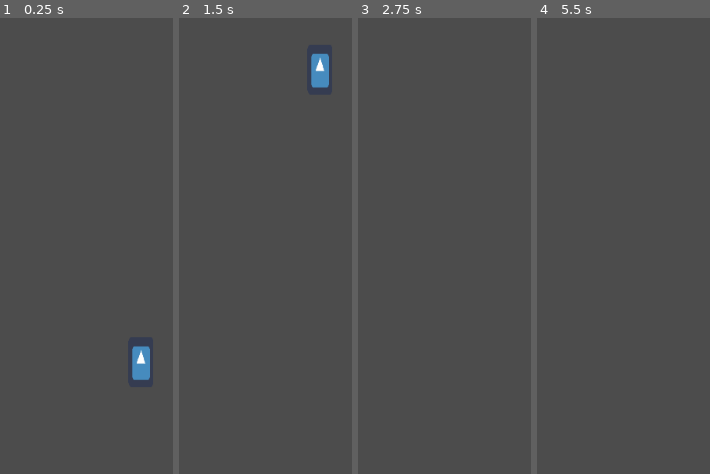
Above: before the commit, frames 1-4 (left to right).
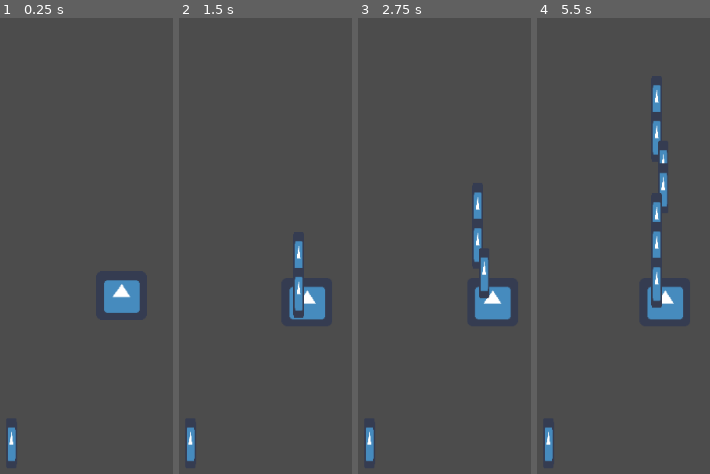
Above: after the commit, the same moments.

Repository: WenkangZhen/Centerpiede
Game: Godot game, scene res://scene/Main.tscn
Same seed, same stepped clock (60 frames per second), same inputs: the game is played once before the commit and once after it. The engine's default icon, where the game draws it, is replaced by a stand-in: a white triangle on a blue panel in a dark square.
Inputs:
- Up to frame 1 (0.25 s): no input
- Up to frame 2 (1.5 s): hold Right (Mover_right, bound only after the commit) 0.53-1.28 s; tap F (fire, bound only after the commit) at 0.6, 1.35 s; hold Down (Mover_down, bound only after the commit) from 1.28 s (still down)
- Up to frame 3 (2.75 s): tap Enter at 2 s; release Down (Mover_down, bound only after the commit) at 2.03 s; hold Right (Mover_right, bound only after the commit) from 2.03 s (still down); tap F (fire, bound only after the commit) at 2.1 s
- Up to frame 4 (5.5 s): release Right (Mover_right, bound only after the commit) at 2.78 s; hold Up (Move_up, bound only after the commit) 2.78-3.53 s; tap F (fire, bound only after the commit) every 0.75 s from 2.85 to 5.1 s; hold Left (Move_left, bound only after the commit) 3.53-5.03 s; hold Down (Mover_down, bound only after the commit) from 5.03 s (still down)

The runs differ from the first frame. In frame 1, 2.6% of the frame differs, in the area x 4-87%, y 57-98%; in frame 2, 2.9%; in frame 3, 2.7%; in frame 4, 3.6%, in the area x 4-85%, y 14-98%.

Commit message:
movement

Diff:
--- a/code/centipede/project.godot
+++ b/code/centipede/project.godot
@@ -8,11 +8,50 @@
 
 config_version=4
 
+_global_script_classes=[ {
+"base": "KinematicBody2D",
+"class": "Player",
+"language": "GDScript",
+"path": "res://scene/Player.gd"
+} ]
+_global_script_class_icons={
+"Player": ""
+}
+
 [application]
 
 config/name="Centipede"
 run/main_scene="res://scene/Main.tscn"
 config/icon="res://icon.png"
+
+[input]
+
+Move_up={
+"deadzone": 0.5,
+"events": [ Object(InputEventKey,"resource_local_to_scene":false,"resource_name":"","device":0,"alt":false,"shift":false,"control":false,"meta":false,"command":false,"pressed":false,"scancode":16777232,"unicode":0,"echo":false,"script":null)
+ ]
+}
+Mover_down={
+"deadzone": 0.5,
+"events": [ Object(InputEventKey,"resource_local_to_scene":false,"resource_name":"","device":0,"alt":false,"shift":false,"control":false,"meta":false,"command":false,"pressed":false,"scancode":16777234,"unicode":0,"echo":false,"script":null)
+ ]
+}
+Move_left={
+"deadzone": 0.5,
+"events": [ Object(InputEventKey,"resource_local_to_scene":false,"resource_name":"","device":0,"alt":false,"shift":false,"control":false,"meta":false,"command":false,"pressed":false,"scancode":16777231,"unicode":0,"echo":false,"script":null)
+ ]
+}
+Mover_right={
+"deadzone": 0.5,
+"events": [ Object(InputEventKey,"resource_local_to_scene":false,"resource_name":"","device":0,"alt":false,"shift":false,"control":false,"meta":false,"command":false,"pressed":false,"scancode":16777233,"unicode":0,"echo":false,"script":null)
+ ]
+}
+fire={
+"deadzone": 0.5,
+"events": [ Object(InputEventKey,"resource_local_to_scene":false,"resource_name":"","device":0,"alt":false,"shift":false,"control":false,"meta":false,"command":false,"pressed":false,"scancode":70,"unicode":0,"echo":false,"script":null)
+, Object(InputEventMouseButton,"resource_local_to_scene":false,"resource_name":"","device":0,"alt":false,"shift":false,"control":false,"meta":false,"command":false,"button_mask":0,"position":Vector2( 0, 0 ),"global_position":Vector2( 0, 0 ),"factor":1.0,"button_index":1,"pressed":false,"doubleclick":false,"script":null)
+ ]
+}
 
 [physics]
 
--- a/code/centipede/scene/Bullet.gd
+++ b/code/centipede/scene/Bullet.gd
@@ -1,4 +1,4 @@
-extends Node2D
+extends Area2D
 
 export var speed = 50.0
 
--- a/code/centipede/scene/Bullet.tscn
+++ b/code/centipede/scene/Bullet.tscn
@@ -4,17 +4,17 @@
 [ext_resource path="res://icon.png" type="Texture" id=2]
 
 [sub_resource type="RectangleShape2D" id=1]
-extents = Vector2( 16.0019, 33.4685 )
+extents = Vector2( 8.94934, 33.4685 )
 
 [node name="Bullet" type="Area2D"]
 position = Vector2( -4.49493, 0 )
 script = ExtResource( 1 )
 
 [node name="CollisionShape2D" type="CollisionShape2D" parent="."]
-position = Vector2( 1.25983, -1.36389 )
+position = Vector2( -6.7631, -3.72357 )
 shape = SubResource( 1 )
 
 [node name="Sprite" type="Sprite" parent="."]
-position = Vector2( 1.66522, -2.86224 )
-scale = Vector2( 0.498304, 1 )
+position = Vector2( -7.30159, -4.36055 )
+scale = Vector2( 0.218091, 1 )
 texture = ExtResource( 2 )
--- a/code/centipede/scene/Main.tscn
+++ b/code/centipede/scene/Main.tscn
@@ -1,11 +1,6 @@
-[gd_scene load_steps=13 format=2]
+[gd_scene load_steps=8 format=2]
 
 [ext_resource path="res://scene/Main.gd" type="Script" id=1]
-[ext_resource path="res://scene/Segment.gd" type="Script" id=2]
-[ext_resource path="res://scene/Player.gd" type="Script" id=3]
-[ext_resource path="res://scene/Spider.gd" type="Script" id=4]
-[ext_resource path="res://scene/Mushroom.gd" type="Script" id=5]
-[ext_resource path="res://scene/Centepede.gd" type="Script" id=6]
 [ext_resource path="res://scene/Bullet.tscn" type="PackedScene" id=7]
 [ext_resource path="res://scene/Player.tscn" type="PackedScene" id=8]
 [ext_resource path="res://scene/Mushroom.tscn" type="PackedScene" id=9]
@@ -19,20 +14,17 @@
 [node name="PlayerZone" type="Node2D" parent="."]
 
 [node name="Bullet" parent="." instance=ExtResource( 7 )]
-position = Vector2( 475.699, 526.553 )
-speed = 300.0
+position = Vector2( 318.893, 557.036 )
+script = null
 
 [node name="Player" parent="." instance=ExtResource( 8 )]
-script = ExtResource( 3 )
+position = Vector2( 449.099, 361.614 )
 
 [node name="Mushroom" parent="." instance=ExtResource( 9 )]
-script = ExtResource( 5 )
+script = null
 
 [node name="Spider" parent="." instance=ExtResource( 10 )]
-script = ExtResource( 4 )
 
 [node name="Centepede" parent="." instance=ExtResource( 12 )]
-script = ExtResource( 6 )
 
 [node name="Segment" parent="." instance=ExtResource( 11 )]
-script = ExtResource( 2 )
--- a/code/centipede/scene/Mushroom.tscn
+++ b/code/centipede/scene/Mushroom.tscn
@@ -1,3 +1,6 @@
-[gd_scene format=2]
+[gd_scene load_steps=2 format=2]
+
+[ext_resource path="res://scene/Mushroom.gd" type="Script" id=1]
 
 [node name="Mushroom" type="Node2D"]
+script = ExtResource( 1 )
--- a/code/centipede/scene/Player.gd
+++ b/code/centipede/scene/Player.gd
@@ -1,16 +1,41 @@
-extends Node2D
+extends KinematicBody2D
+class_name Player
+
+const  BULLET_PS: PackedScene = preload("res://scene/Bullet.tscn")
+
+var speed: float = 500.66
+var direction: Vector2
+var velocity: Vector2
 
 
-# Declare member variables here. Examples:
-# var a = 2
-# var b = "text"
+func _process(delta_time):
+
+    var delta_position: Vector2 = Vector2.ZERO
+
+    if Input.is_action_just_pressed("Move_up"):
+        delta_position = Vector2(0, -1)
+        print("move up")
+    if Input.is_action_just_pressed("Mover_down"):
+        delta_position = Vector2(0, 1)
+        print("move Down")
+    if Input.is_action_just_pressed("Move_left"):
+        delta_position = Vector2(-1, 0)
+        print("move left")
+    if Input.is_action_just_pressed("Mover_right"):
+        delta_position = Vector2(1, 0)
+        print("move right")
+
+    if Input.is_action_just_pressed("fire"):
+        fire()
 
 
-# Called when the node enters the scene tree for the first time.
-func _ready():
-    pass # Replace with function body.
+    Move(delta_position * speed * delta_time)
 
+func Move (delta_position : Vector2):
+      position += delta_position
 
-# Called every frame. 'delta' is the elapsed time since the previous frame.
-#func _process(delta):
-#    pass
+func fire():
+     var bullet: = BULLET_PS.instance()
+     bullet.position = position
+     get_parent().add_child(bullet)
+     print ("fire")
--- a/code/centipede/scene/Player.tscn
+++ b/code/centipede/scene/Player.tscn
@@ -1,3 +1,20 @@
-[gd_scene format=2]
+[gd_scene load_steps=4 format=2]
 
-[node name="Player" type="Node2D"]
+[ext_resource path="res://scene/Player.gd" type="Script" id=1]
+[ext_resource path="res://icon.png" type="Texture" id=2]
+
+[sub_resource type="RectangleShape2D" id=1]
+extents = Vector2( 30.1479, 25.3826 )
+
+[node name="Player" type="KinematicBody2D"]
+position = Vector2( 0, 0.943878 )
+script = ExtResource( 1 )
+
+[node name="Sprite" type="Sprite" parent="."]
+position = Vector2( 3.30359, 1.88774 )
+scale = Vector2( 1.01475, 0.970504 )
+texture = ExtResource( 2 )
+
+[node name="CollisionShape2D" type="CollisionShape2D" parent="."]
+position = Vector2( 3.77545, 0 )
+shape = SubResource( 1 )
